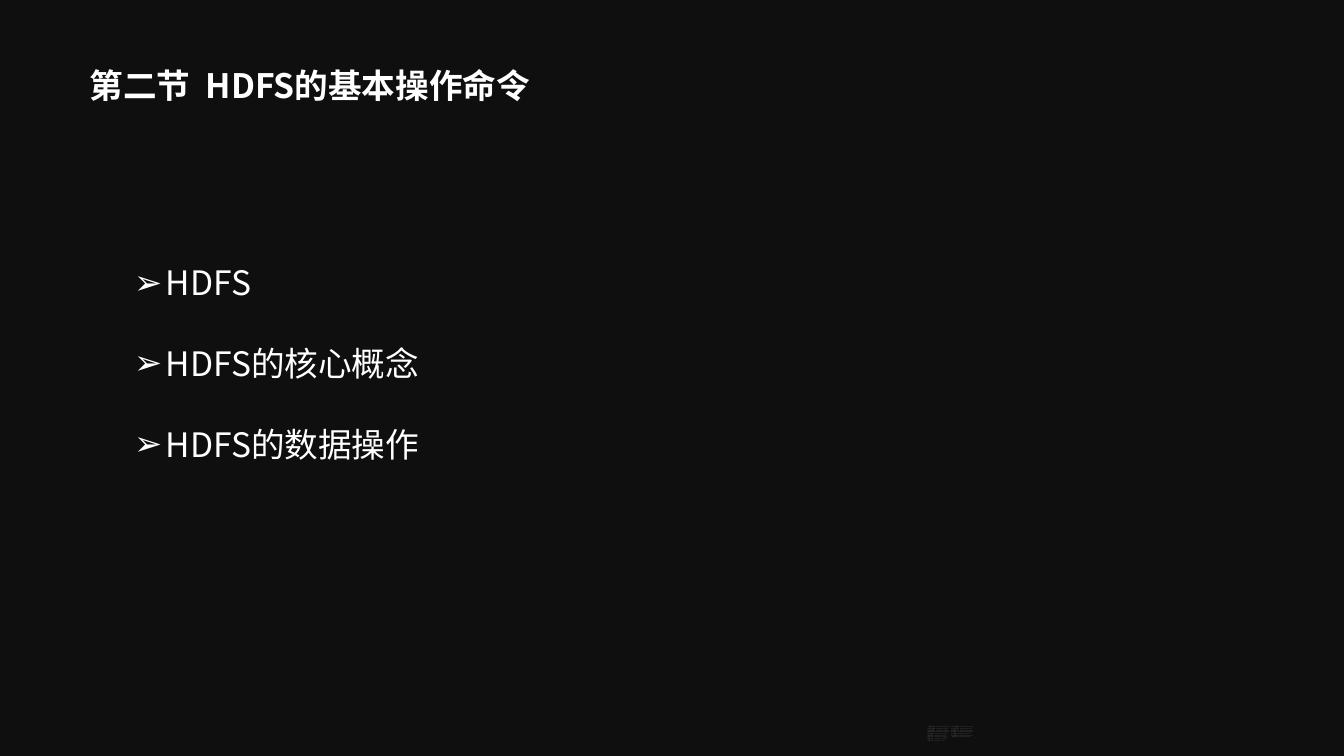
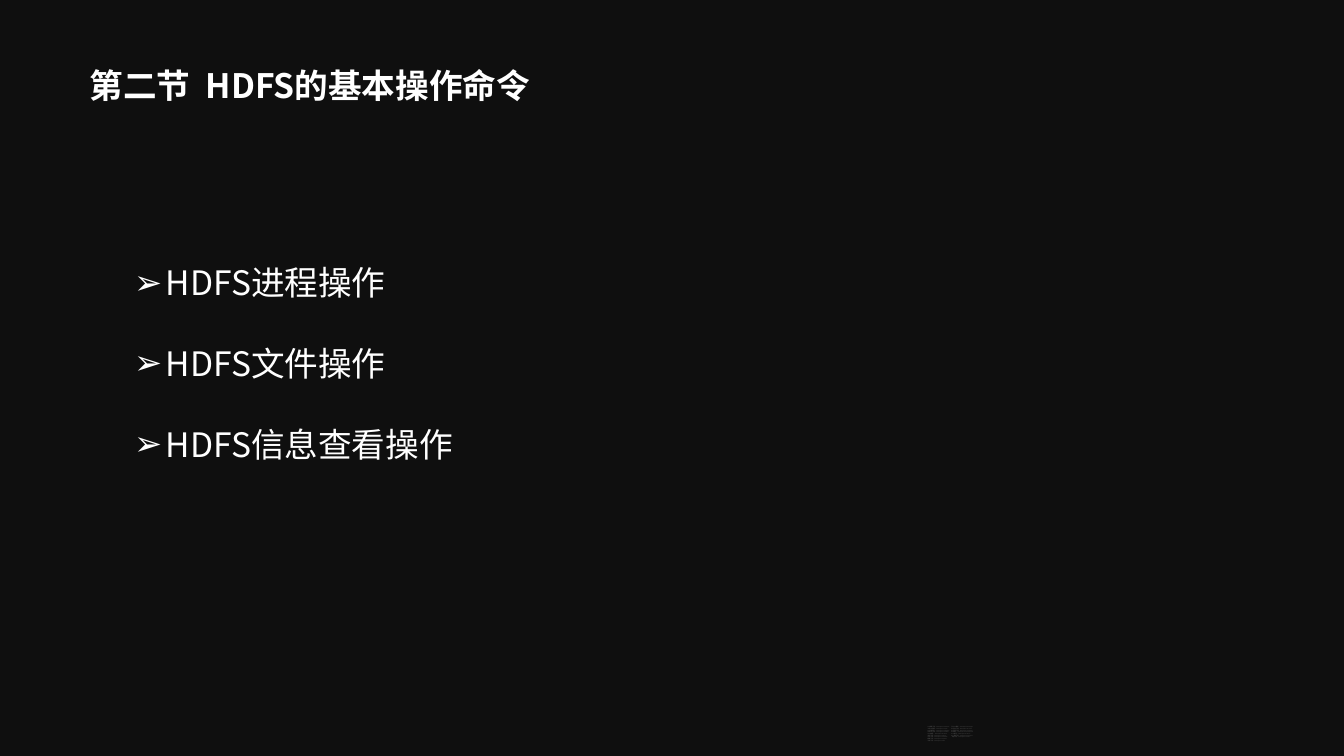
Before and after one commit to refuil/hadoopAction, a slide deck: slide 10 of 第二章 HDFS分布式文件系统.pptx. Drawn at 1344x756 pixels with LibreOffice and Linux fonts; fonts in the diff are those of the drawing; background and template pictures are left out; a plain dark background stands for a picture behind light text. Boxes give left, top, right and bottom in pixels: in the first picture for what was removed or moved away, otherwise in the second. Text is boxed around its words. In the diff, an @@ line names an element or a change of style, - is before the commit and + after.

Commit message:
hdfs

```diff
--- a/第二章 HDFS分布式文件系统.pptx
+++ b/第二章 HDFS分布式文件系统.pptx
@@ text at [166,266,453,460]: text changed @@
-➢ HDFS
-➢ HDFS的核心概念
-➢ HDFS的数据操作
+➢ HDFS进程操作
+➢ HDFS文件操作
+➢ HDFS信息查看操作
```
Also in this commit, not shown: 3 other slides changed, 18 slides added, 1 slide removed.
